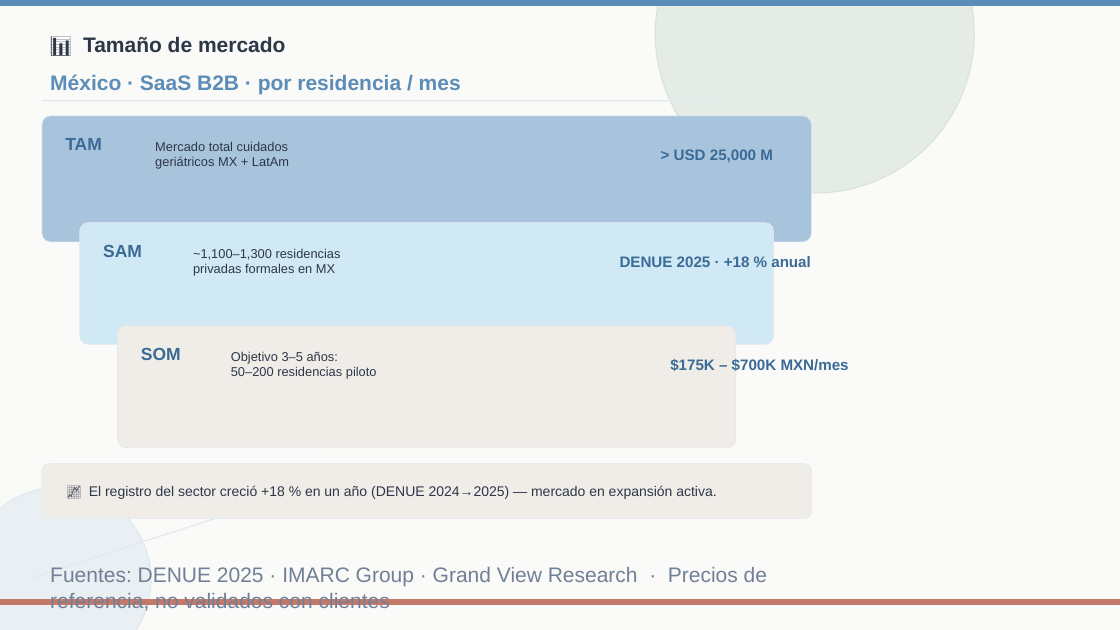
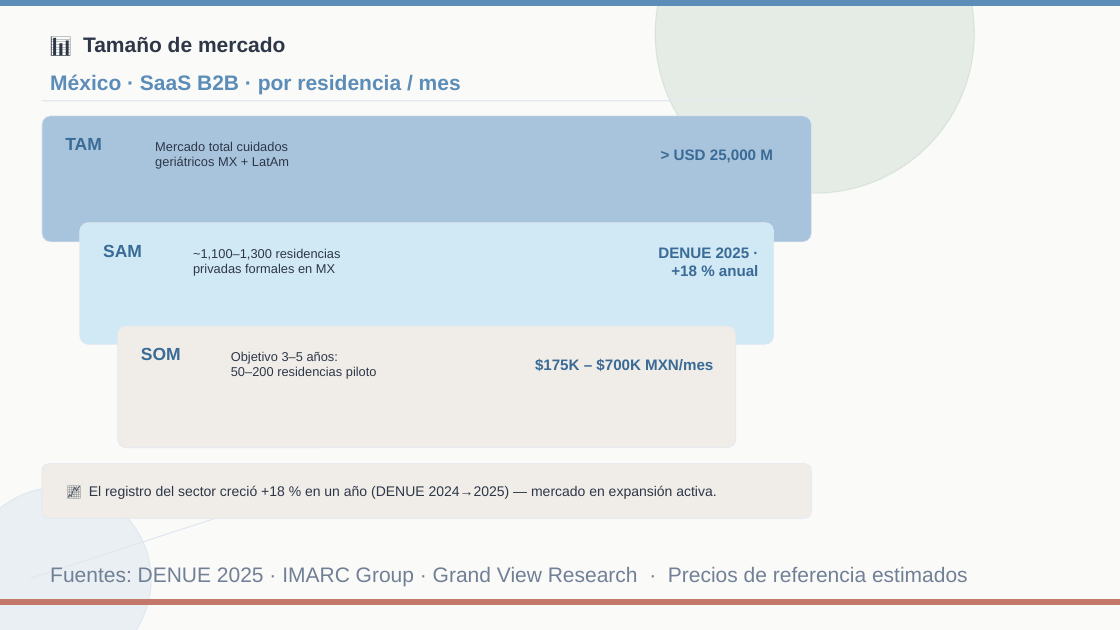
Before and after one commit to RobertMX23/CareSignalAPP, a slide deck: slide 8 of business/CareSignal_Pitch_Deck.pptx. Drawn at 1120x630 pixels with LibreOffice and Linux fonts; fonts in the diff are those of the drawing. Boxes give left, top, right and bottom in pixels: in the first picture for what was removed or moved away, otherwise in the second. Text is boxed around its words. In the diff, an @@ line names an element or a change of style, - is before the commit and + after.

```diff
--- a/business/CareSignal_Pitch_Deck.pptx
+++ b/business/CareSignal_Pitch_Deck.pptx
@@ text "DENUE 2025 · +18 % ..." rewrapped from [620, 255, 811, 271] to [658, 247, 759, 276] @@
@@ text "$175K – $700K MXN/mes": place and size @@
-text "$175K – $700K MXN/mes" at [670, 358, 849, 371]
+text "$175K – $700K MXN/mes" at [535, 358, 713, 371]
@@ text at [50, 567, 968, 587]: text changed @@
-Fuentes: DENUE 2025 · IMARC Group · Grand View Research · Precios de referencia, no validados con clientes
+Fuentes: DENUE 2025 · IMARC Group · Grand View Research · Precios de referencia estimados
```
Also in this commit, not shown: 12 other slides changed, 1 other file.
